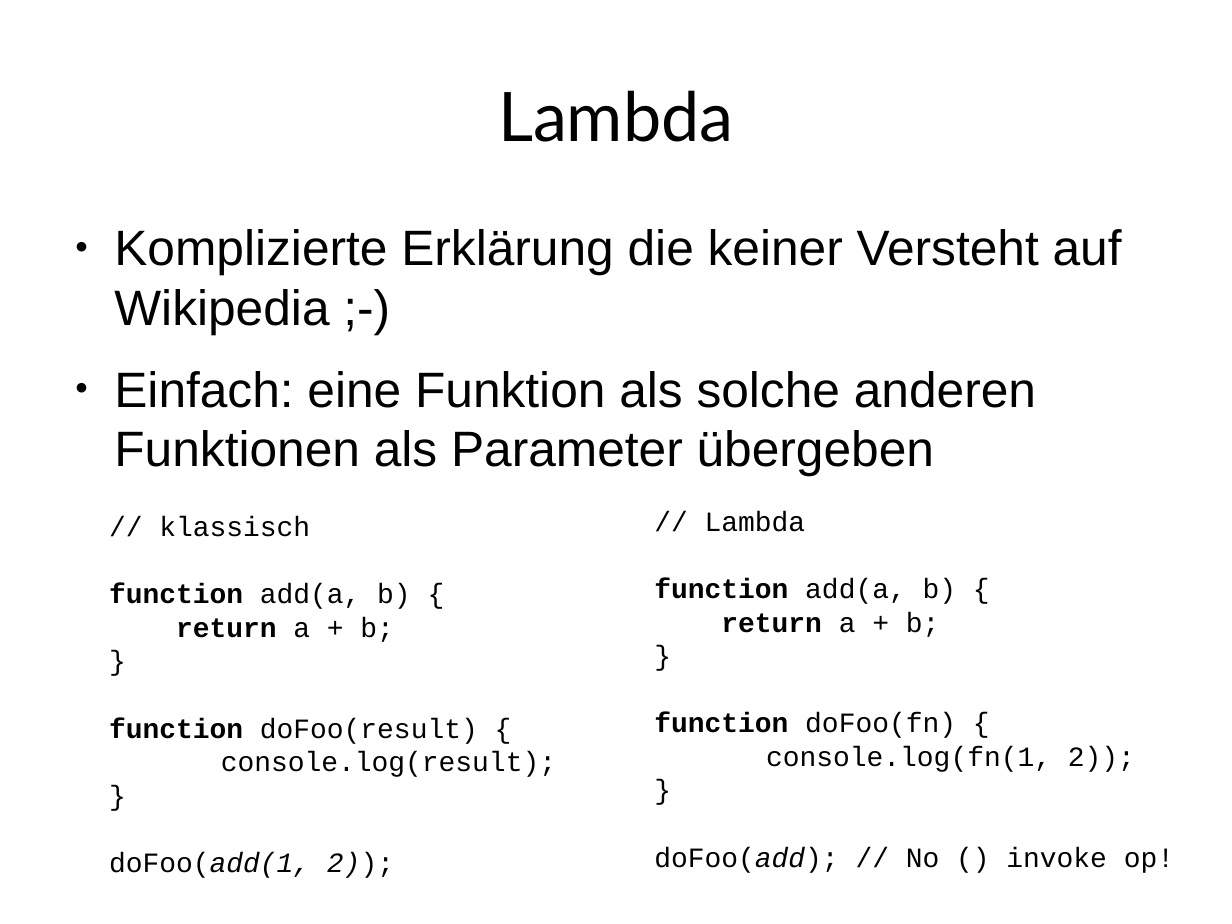
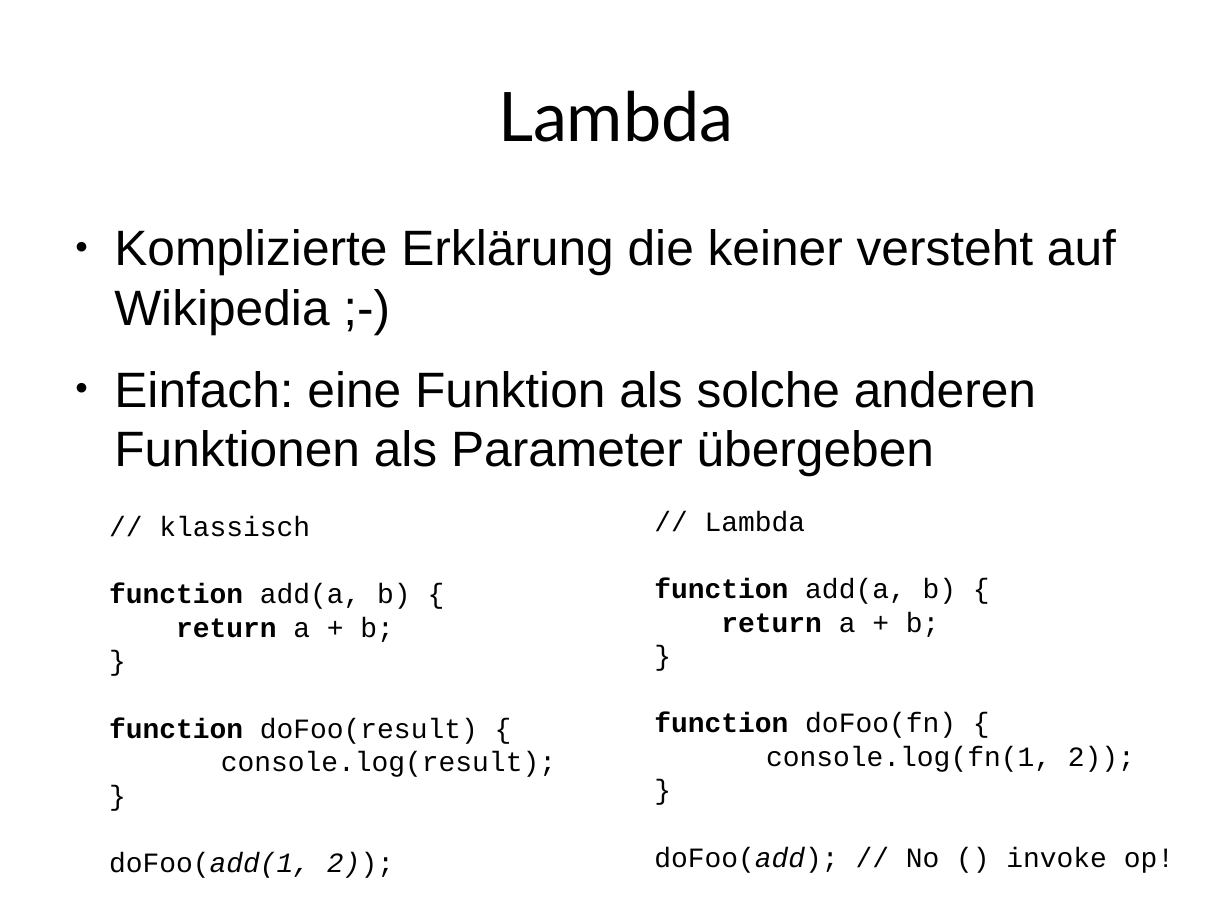
Before and after one commit to Weltraumschaf/Slides, a slide deck: slide 27 of JavaScript - Es ist nicht C/JavaScript-ItsNotC.odp. Drawn at 1232x924 pixels with LibreOffice and Linux fonts; fonts in the diff are those of the drawing. Boxes give left, top, right and bottom in pixels: in the first picture for what was removed or moved away, otherwise in the second. Text is boxed around its words. In the diff, an @@ line names an element or a change of style, - is before the commit and + after.

```diff
--- a/JavaScript - Es ist nicht C/JavaScript-ItsNotC.odp
+++ b/JavaScript - Es ist nicht C/JavaScript-ItsNotC.odp
@@ text at [114, 229, 1116, 335]: text changed @@
-● Komplizierte Erklärung die keiner Versteht auf Wikipedia ;-)
+● Komplizierte Erklärung die keiner versteht auf Wikipedia ;-)
```
Also in this commit, not shown: 7 other slides changed, 1 other file.
